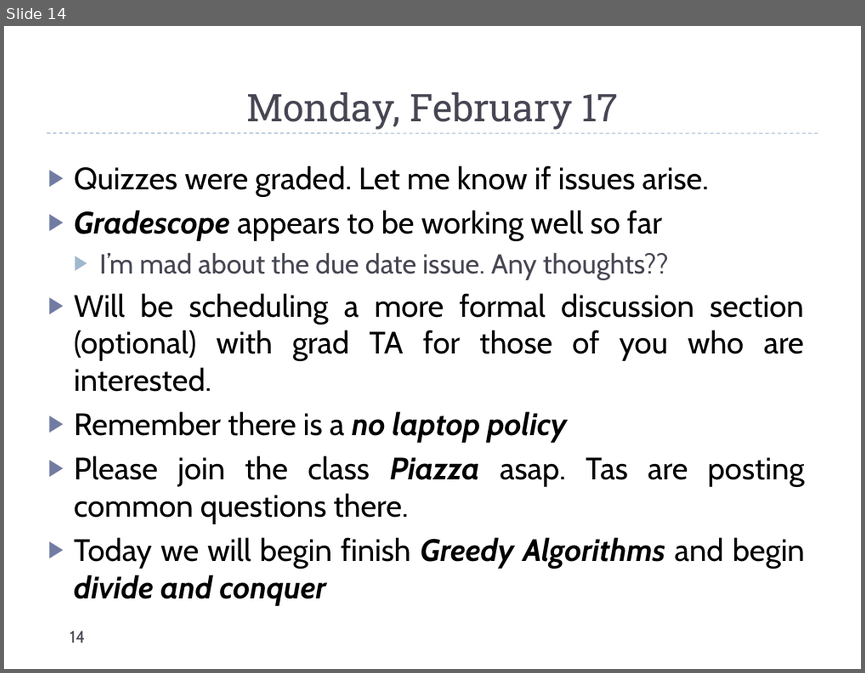
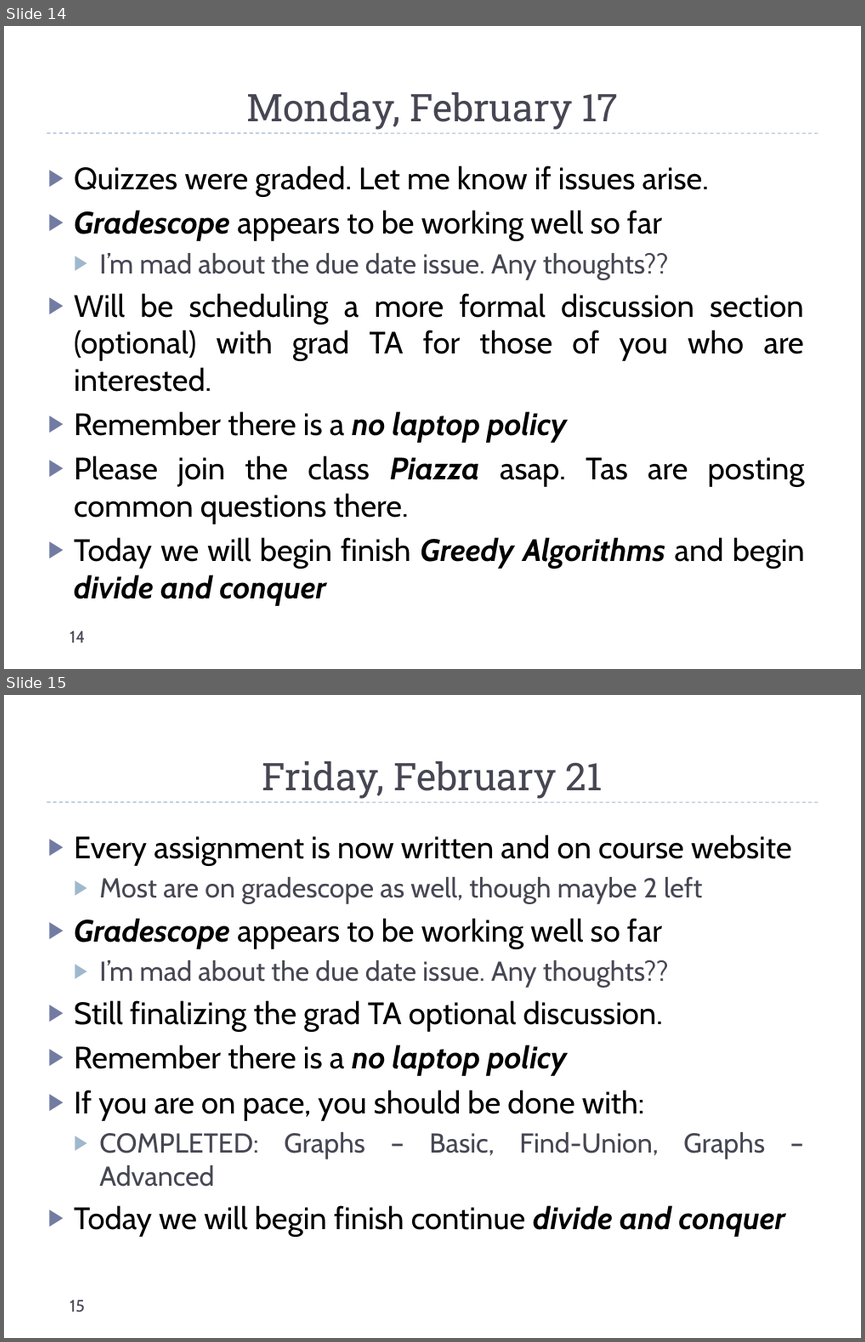
Before and after one commit to markfloryan/dsa2, a slide deck: slides/dailyAnnouncements.pptx. Shown one above the other, each under a label of ours: slide 14 before the commit, slides 14 and 15 after it. The pictures are 865x673 and 865x1342 pixels, drawn with LibreOffice and Linux fonts; fonts in the diff are those of the drawing. Boxes give left, top, right and bottom in pixels: in the first picture for what was removed or moved away, otherwise in the second. Text is boxed around its words. In the diff, an @@ line names an element or a change of style, - is before the commit and + after.

```diff
--- a/slides/dailyAnnouncements.pptx
+++ b/slides/dailyAnnouncements.pptx
@@ slide 15 added at [4,695,861,1338], background #FFFFFF; not listed: 1 template element that a slide beside it also shows @@
@@ title added at [262,761,602,799], 32 pt, text #464653 @@
+Friday, February 21
@@ text added at [74,834,792,1236], 26 pt, text #000000 @@
+▶ Every assignment is now written and on course website
+  ▶ Most are on gradescope as well, though maybe 2 left
+▶ Gradescope appears to be working well so far
+  ▶ I’m mad about the due date issue. Any thoughts??
+▶ Still finalizing the grad TA optional discussion.
+▶ Remember there is a no laptop policy
+▶ If you are on pace, you should be done with:
+  ▶ COMPLETED: Graphs – Basic, Find-Union, Graphs – Advanced
+▶ Today we will begin finish continue divide and conquer
@@ page number added at [69,1299,85,1312], 14 pt, text #464653 @@
+15
```
Also in this commit, not shown: 2 other files.
